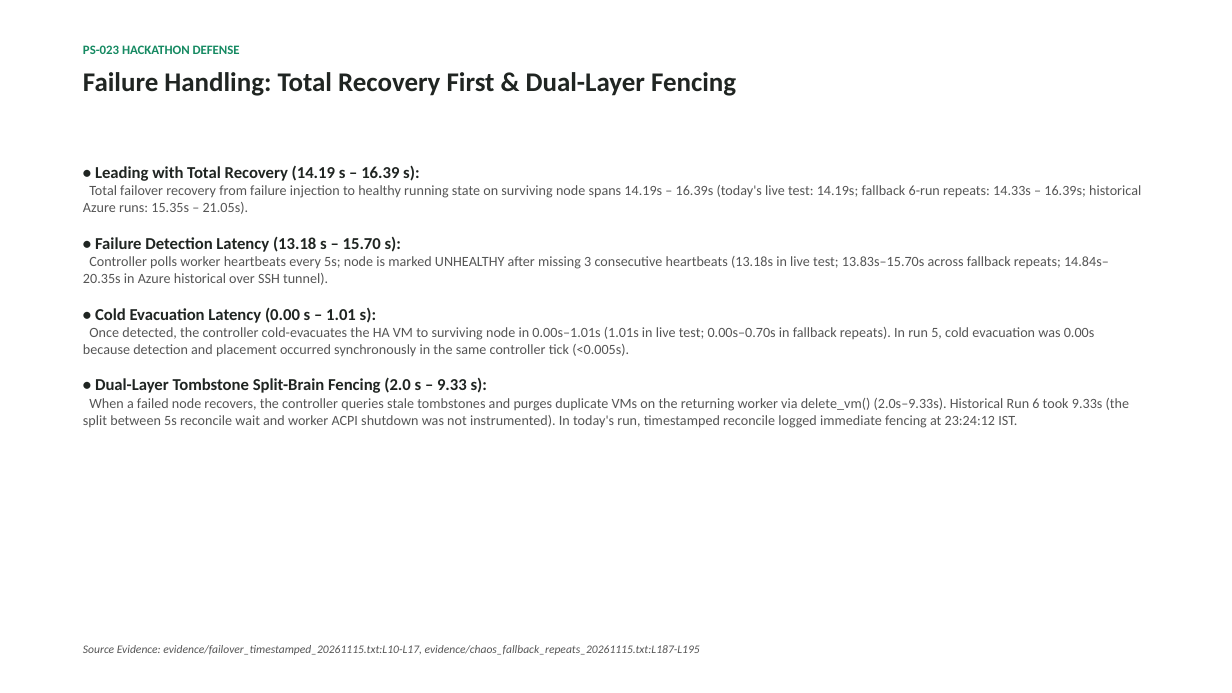
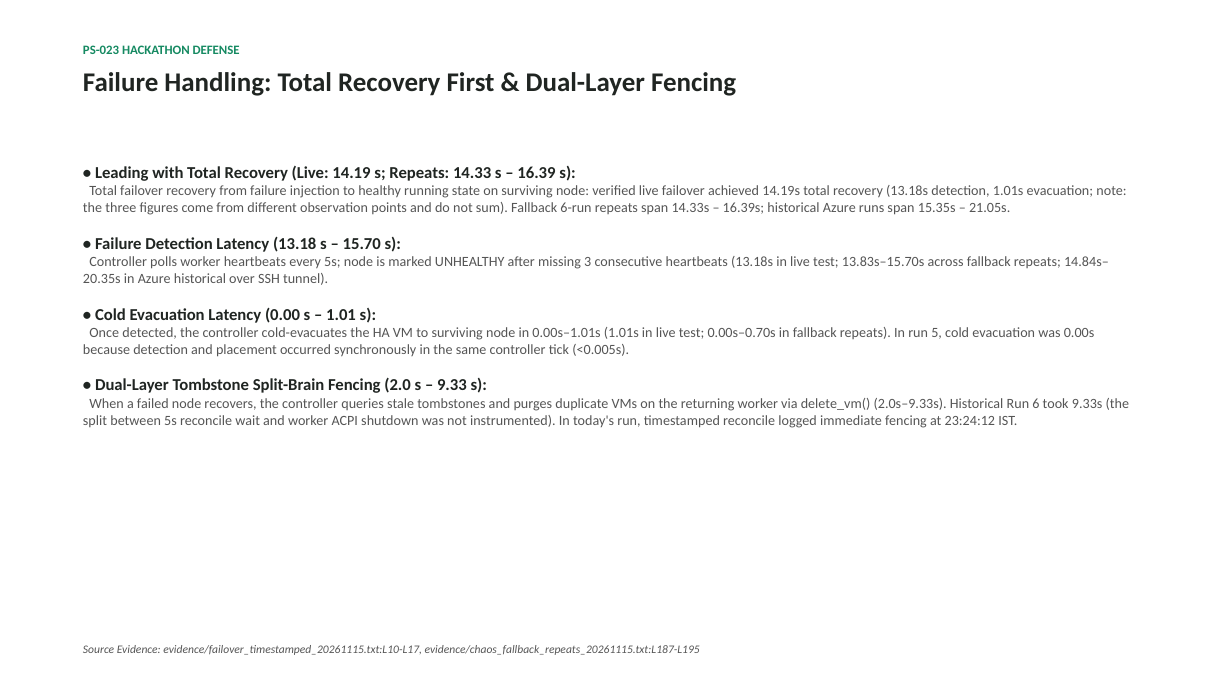
Before and after one commit to aiori-hackathon/A3-PS023-TC246, a slide deck: slide 6 of docs/deck/ps023_draft.pptx. Drawn at 1232x693 pixels with LibreOffice and Linux fonts; fonts in the diff are those of the drawing. Boxes give left, top, right and bottom in pixels: in the first picture for what was removed or moved away, otherwise in the second. Text is boxed around its words. In the diff, an @@ line names an element or a change of style, - is before the commit and + after.

```diff
--- a/docs/deck/ps023_draft.pptx
+++ b/docs/deck/ps023_draft.pptx
@@ text at box(83, 166, 1126, 215): text changed @@
-• Leading with Total Recovery (14.19 s – 16.39 s):
-Total failover recovery from failure injection to healthy running state on surviving node spans 14.19s – 16.39s (today's live test: 14.19s; fallback 6-run repeats: 14.33s – 16.39s; historical Azure runs: 15.35s – 21.05s).
+• Leading with Total Recovery (Live: 14.19 s; Repeats: 14.33 s – 16.39 s):
+Total failover recovery from failure injection to healthy running state on surviving node: verified live failover achieved 14.19s total recovery (13.18s detection, 1.01s evacuation; note: the three figures come from different observation points and do not sum). Fallback 6-run repeats span 14.33s – 16.39s; historical Azure runs span 15.35s – 21.05s.
```
Also in this commit, not shown: 6 other slides changed, 15 other files.
